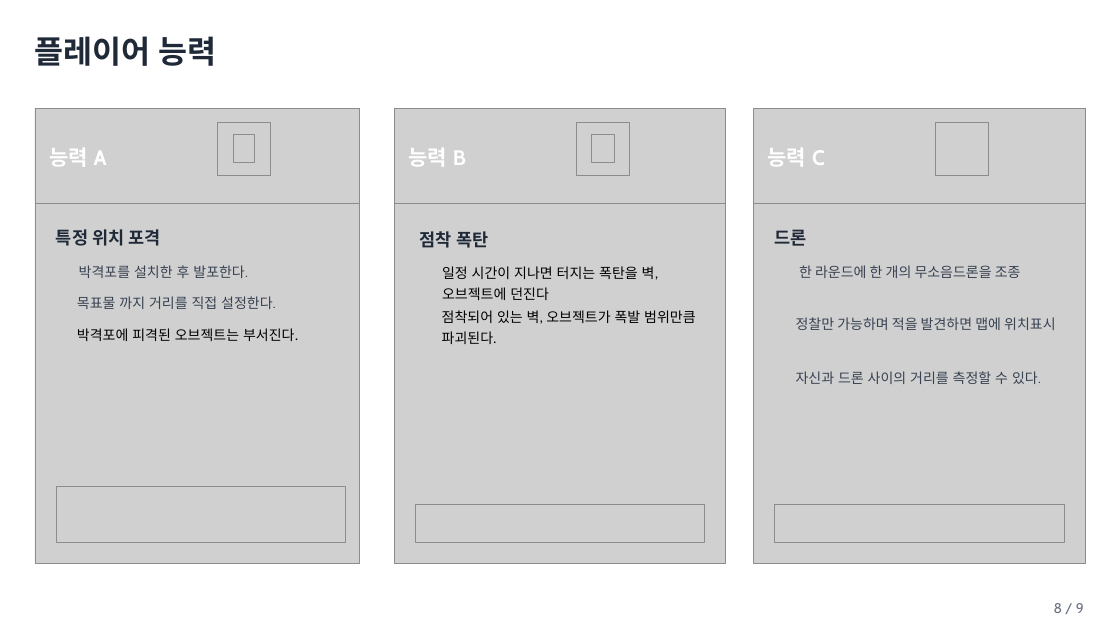
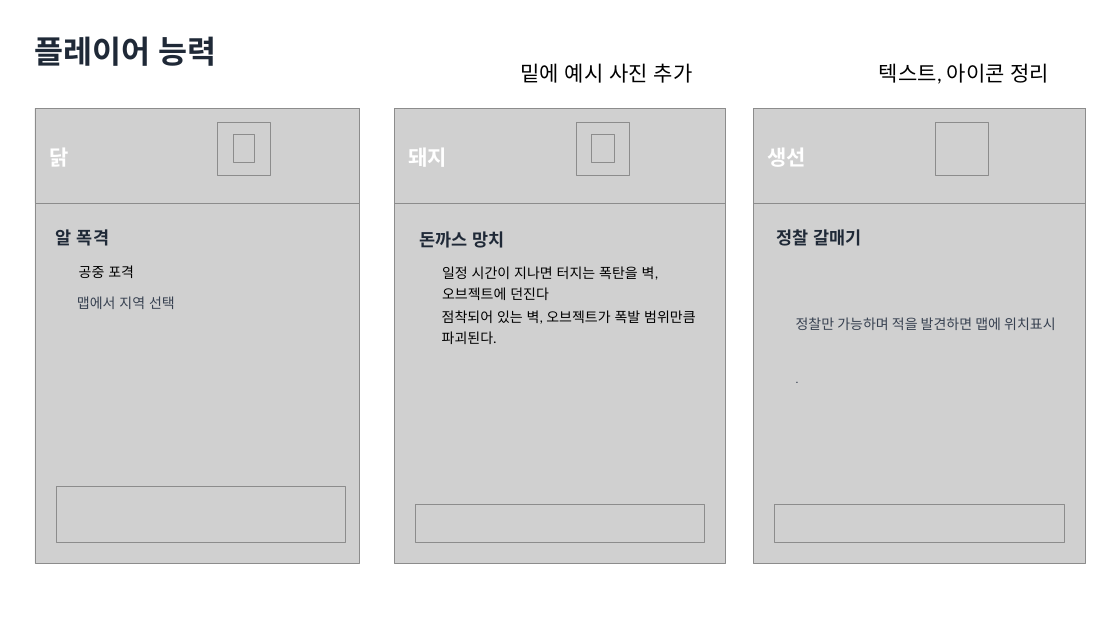
Before and after one commit to yunseo0129/2025_CapstoneGame, a slide deck: slide 10 of Design/종합설계기획.pptx (slide 8 before the commit). Drawn at 1120x630 pixels with LibreOffice and Linux fonts; fonts in the diff are those of the drawing; grey boxes stand for pictures; background and template pictures are left out. Boxes give left, top, right and bottom in pixels: in the first picture for what was removed or moved away, otherwise in the second. Text is boxed around its words. In the diff, an @@ line names an element or a change of style, - is before the commit and + after.

Commit message:
PPT 8페이지까지 수정

```diff
--- a/Design/종합설계기획.pptx
+++ b/Design/종합설계기획.pptx
@@ text added at (520, 63, 693, 83), 18 pt, text #000000 @@
+밑에 예시 사진 추가
@@ text added at (879, 63, 1050, 84), 18 pt, text #000000 @@
+텍스트, 아이콘 정리
@@ text at (49, 148, 68, 166): text changed @@
-능력 A
+닭
@@ text at (408, 148, 447, 167): text changed @@
-능력 B
+돼지
@@ text at (768, 148, 807, 166): text changed @@
-능력 C
+생선
@@ text at (56, 229, 109, 246): text changed @@
-특정 위치 포격
+알 폭격
@@ text at (419, 231, 504, 248): text changed @@
-점착 폭탄
+돈까스 망치
@@ text at (777, 229, 862, 246): text changed @@
-드론
+정찰 갈매기
@@ text at (79, 265, 134, 278): text changed; font Cabin to Calibri; text colour #374151 to #000000 @@
-박격포를 설치한 후 발포한다.
+공중 포격
@@ text removed at (799, 265, 1021, 278) @@
-한 라운드에 한 개의 무소음드론을 조종
@@ text at (77, 296, 175, 309): text changed @@
-목표물 까지 거리를 직접 설정한다.
+맵에서 지역 선택
@@ text removed at (77, 328, 298, 341) @@
-박격포에 피격된 오브젝트는 부서진다.
@@ text at (796, 371, 1041, 384): text changed @@
-자신과 드론 사이의 거리를 측정할 수 있다.
+.
@@ text removed at (1054, 603, 1084, 613) @@
-8 / 9
```
Also in this commit, not shown: 9 other slides changed, 5 slides added, 3 slides removed, 1 other file.
